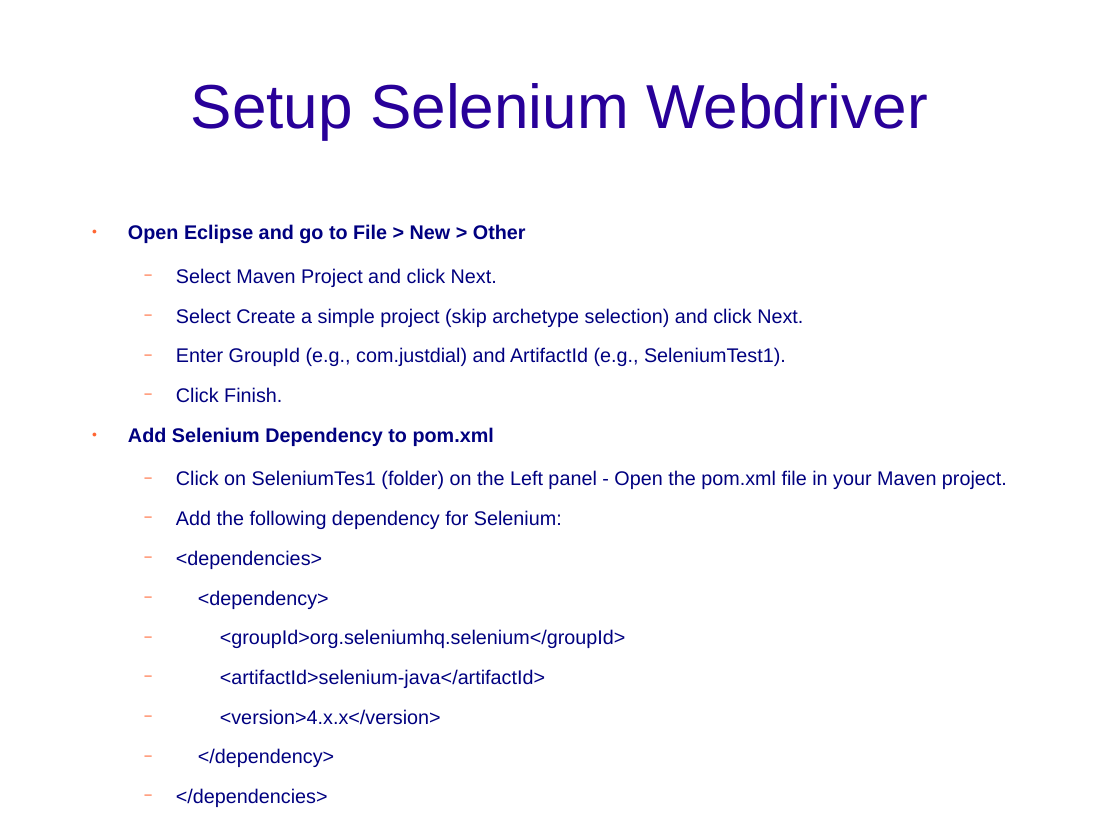
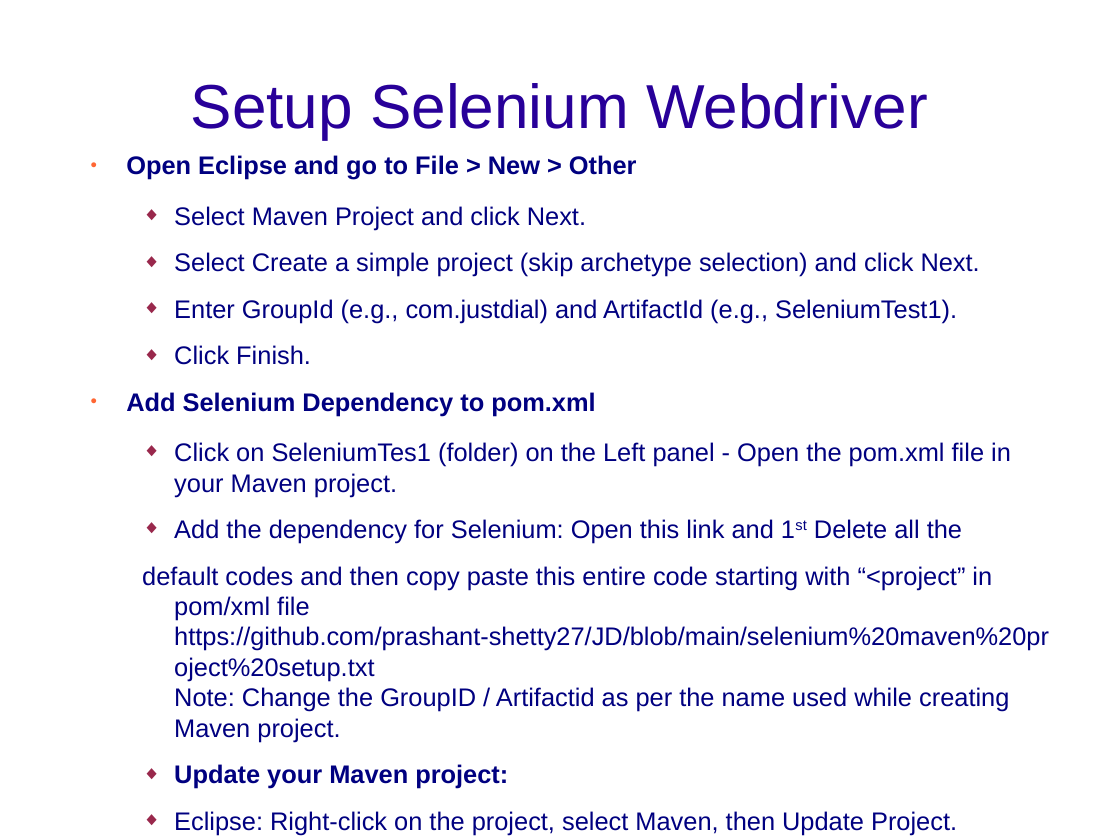
Before and after one commit to prashant-shetty27/JD, a slide deck: slide 7 of Prashant_Selenium_KT.odp (slide 6 before the commit). Drawn at 1120x840 pixels with LibreOffice and Linux fonts; fonts in the diff are those of the drawing; background and template pictures are left out. Boxes give left, top, right and bottom in pixels: in the first picture for what was removed or moved away, otherwise in the second. Text is boxed around its words. In the diff, an @@ line names an element or a change of style, - is before the commit and + after.

```diff
--- a/Prashant_Selenium_KT.odp
+++ b/Prashant_Selenium_KT.odp
@@ text "Open Eclipse and go to ...": place and size @@
-text "Open Eclipse and go to ..." at [128, 224, 1007, 807]
+text "Open Eclipse and go to ..." at [126, 155, 1049, 835]
@@ text at [126, 155, 1011, 497]: size 14 to 18 pt in "Open Eclipse and go to File > ...", "Select Maven Project and click Next.", "Select Create a simple project (skip archetype ...", "Enter GroupId (e.g., com.justdial) and ArtifactId (e.g., ..." and 3 more places; bullet − to ◆; bullet colour #FF6633 to #99284C @@
@@ text at [142, 519, 1049, 835]: text changed; size 14 to 18 pt @@
-  − Add the following dependency for Selenium:
-  − <dependencies>
-  − <dependency>
-  − <groupId>org.seleniumhq.selenium</groupId>
-  − <artifactId>selenium-java</artifactId>
-  − <version>4.x.x</version>
-  − </dependency>
-  − </dependencies>
+  ◆ Add the dependency for Selenium: Open this link and 1st Delete all the
+  default codes and then copy paste this entire code starting with “<project” in pom/xml file
+  https://github.com/prashant-shetty27/JD/blob/main/selenium%20maven%20project%20setup.txt
+  Note: Change the GroupID / Artifactid as per the name used while creating Maven project.
+  ◆ Update your Maven project:
+  ◆ Eclipse: Right-click on the project, select Maven, then Update Project.
```
Also in this commit, not shown: 3 other slides changed, 5 slides added, 4 slides removed.
